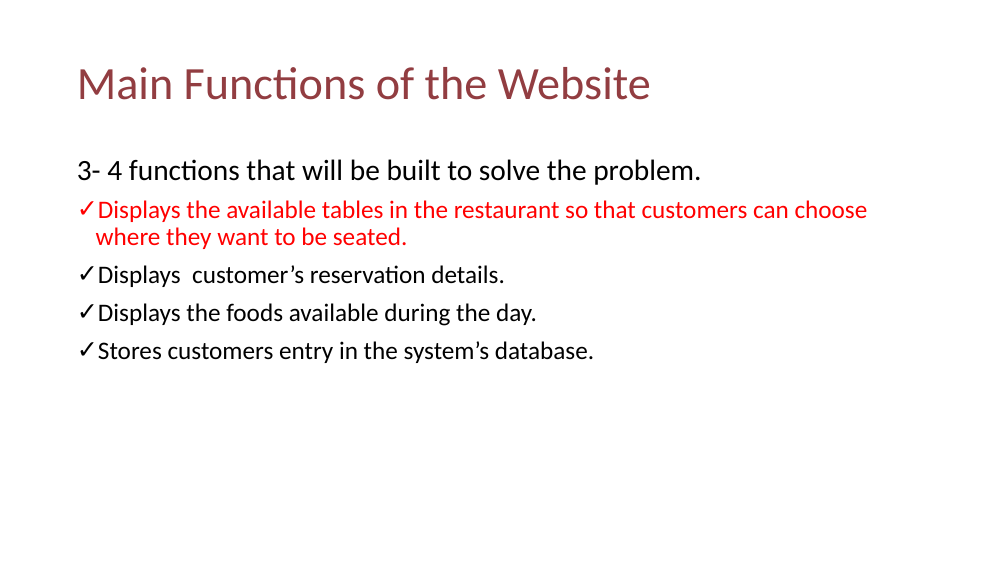
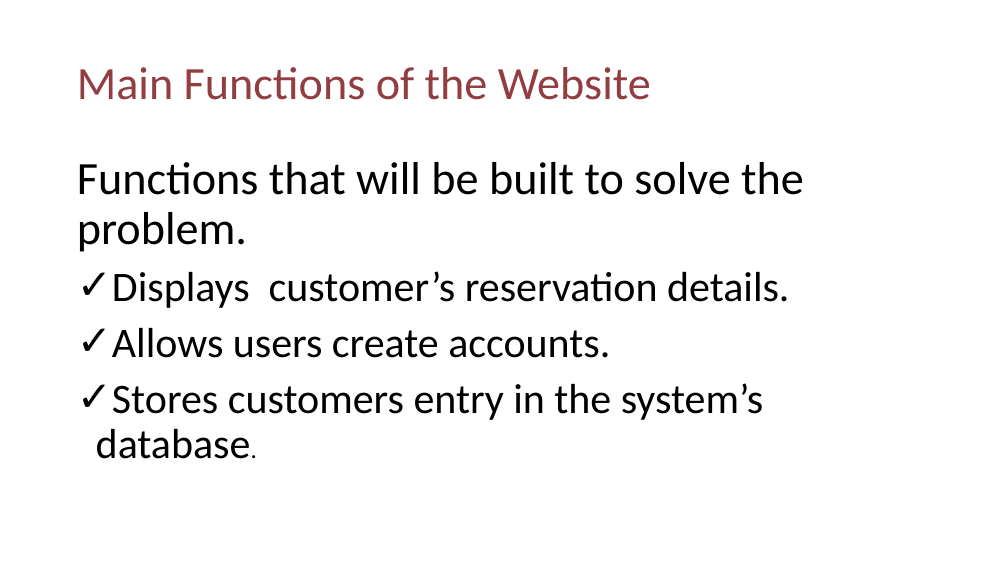
Before and after one commit to Nicole05-git/Amaki, a slide deck: slide 5 of Frame, EER diagram & SQL files/Nicole_Final_Project_Framing_Template.pptx. Drawn at 1008x567 pixels with LibreOffice and Linux fonts; fonts in the diff are those of the drawing; background and template pictures are left out. Boxes give left, top, right and bottom in pixels: in the first picture for what was removed or moved away, otherwise in the second. Text is boxed around its words. In the diff, an @@ line names an element or a change of style, - is before the commit and + after.

```diff
--- a/Frame, EER diagram & SQL files/Nicole_Final_Project_Framing_Template.pptx
+++ b/Frame, EER diagram & SQL files/Nicole_Final_Project_Framing_Template.pptx
@@ text at box(77, 162, 804, 252): text changed; size 24 to 44 pt; text colour #FF0000 to #000000 @@
-3- 4 functions that will be built to solve the problem.
-✓ Displays the available tables in the restaurant so that customers can choose where they want to be seated.
+Functions that will be built to solve the problem.
@@ text at box(96, 271, 790, 459): size 24 to 40 pt in "Displays customer’s reservation details.", "Stores customers entry in the system’s database." @@
@@ text at box(112, 328, 610, 358): text changed; size 24 to 40 pt @@
-✓ Displays the foods available during the day.
+✓ Allows users create accounts.
```
Also in this commit, not shown: 14 other files.
